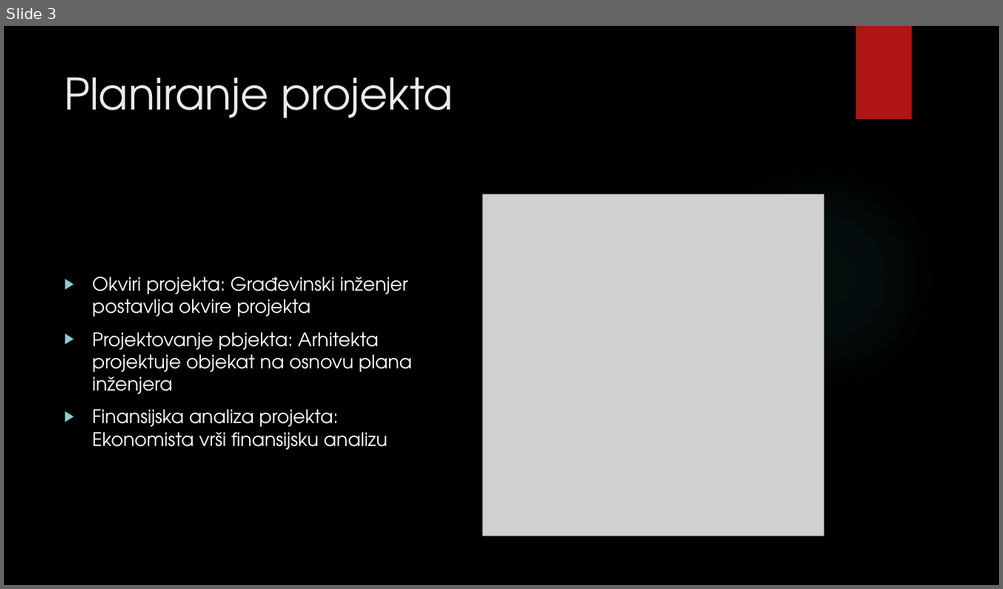
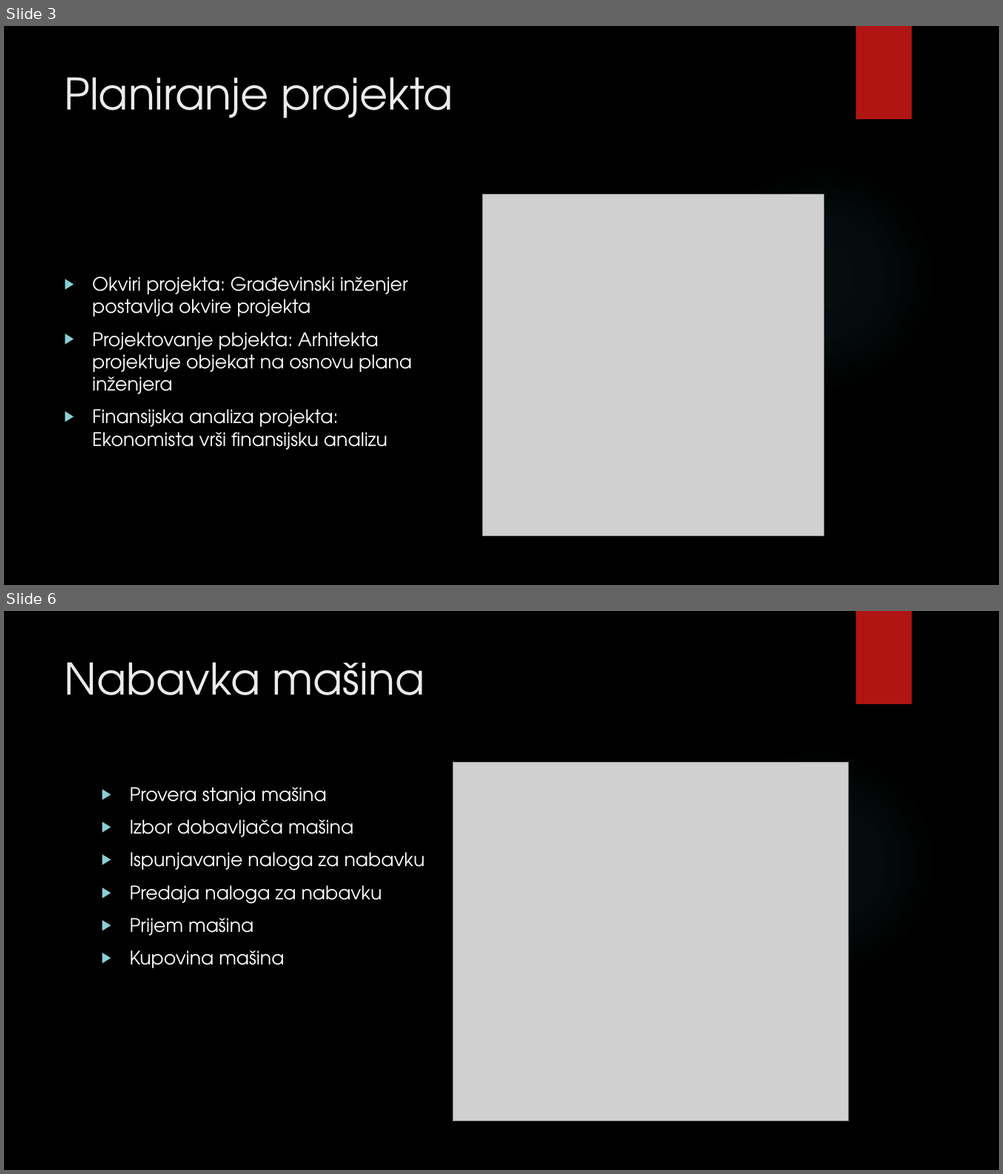
Before and after one commit to MATFPodmladak/ISGradjevinskeFirme, a slide deck: Prezentacija.pptx. Shown one above the other, each under a label of ours: slide 3 before the commit, slides 3 and 6 after it; the slides between them are not shown. The pictures are 1003x589 and 1003x1174 pixels, drawn with LibreOffice and Linux fonts; fonts in the diff are those of the drawing; grey boxes stand for pictures; background and template pictures are left out. Boxes give left, top, right and bottom in pixels: in the first picture for what was removed or moved away, otherwise in the second. Text is boxed around its words. In the diff, an @@ line names an element or a change of style, - is before the commit and + after.

```diff
--- a/Prezentacija.pptx
+++ b/Prezentacija.pptx
@@ slide 6 added at bbox=[4, 611, 999, 1170], background picture (left out); not listed: 2 template elements that a slide beside it also shows @@
@@ title added at bbox=[64, 662, 425, 695], 42 pt, text #EBEBEB @@
+Nabavka mašina
@@ picture added at bbox=[452, 763, 848, 1122] @@
@@ text added at bbox=[130, 787, 425, 968], 18 pt, text #FFFFFF @@
+▶ Provera stanja mašina
+▶ Izbor dobavljača mašina
+▶ Ispunjavanje naloga za nabavku
+▶ Predaja naloga za nabavku
+▶ Prijem mašina
+▶ Kupovina mašina
```
Also in this commit, not shown: 1 slide changed, 9 other slides added, 1 slide removed, 2 other files.
